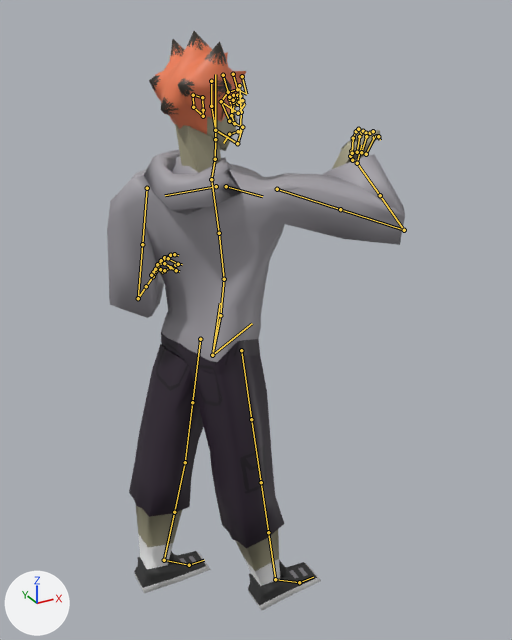
Renders of the Blender file assets/blends/larsv1.blend from each side of a commit.
Rendered twice from a 50 mm camera at (-5.42, -22.14, 11.59) aimed at (0.87, -10.71, 5.87). Every picture has the same lights, and +X, +Y and +Z are marked at lower left. The older version comes first. Both versions are drawn at frame 17 of the action 'uppercut'; the numbers are the values there. The bones that change, and the others that lie on the model, are drawn over the model as lines.

Names of what the first picture shows: 'basicman', 'malehead', 'maleneck'.
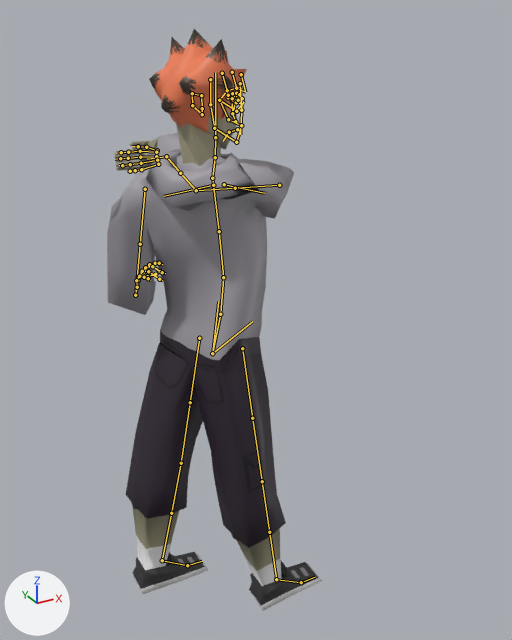
Commit message: uppercut done for now just no recovery

The change, as a diff of the scene's bpy script:
```diff
--- a/assets/blends/larsv1.blend.py
+++ b/assets/blends/larsv1.blend.py
@@ bone_torso @@
 bone_torso = bpy.data.objects['manrig'].pose.bones['torso']  # child of 'MCH-torso.parent'
-bone_torso.location = (0.0, 0.0, 0.046)
-bone_torso.rotation_quaternion = (0.995, 0.0, 0.0, 0.072)  # degrees (0, 0, 8)
+bone_torso.location = (0.0, 0.0, 0.052)
+bone_torso.rotation_quaternion = (0.996, 0.0, 0.0, 0.089)  # degrees (0, 0, 10)
@@ bone_chest @@
 bone_chest = bpy.data.objects['manrig'].pose.bones['chest']  # child of 'torso'
-bone_chest.rotation_quaternion = (0.915, -0.071, 0.003, 0.347)  # degrees (-8, 3, 41)
+bone_chest.rotation_quaternion = (0.915, -0.073, 0.003, 0.396)  # degrees (-8, 4, 47)
@@ bone_hand_ik_l @@
 bone_hand_ik_l = bpy.data.objects['manrig'].pose.bones['hand_ik.L']  # child of 'MCH-hand_ik.parent.L'
-bone_hand_ik_l.location = (-0.013, 0.089, 0.316)
-bone_hand_ik_l.rotation_quaternion = (0.772, 0.52, -0.186, 0.253)  # degrees (63, -35, 14)
+bone_hand_ik_l.location = (0.028, 0.14, 0.292)
+bone_hand_ik_l.rotation_quaternion = (0.82, 0.472, -0.187, 0.255)  # degrees (55, -33, 17)
@@ bone_hand_ik_r @@
 bone_hand_ik_r = bpy.data.objects['manrig'].pose.bones['hand_ik.R']  # child of 'MCH-hand_ik.parent.R'
-bone_hand_ik_r.location = (0.254, -0.463, 0.812)
-bone_hand_ik_r.rotation_quaternion = (0.153, 0.5, -0.121, -0.131)  # degrees (141, 18, -34)
+bone_hand_ik_r.location = (0.957, -0.029, 0.747)
+bone_hand_ik_r.rotation_quaternion = (0.078, 0.115, -0.334, 0.417)  # degrees (102, -151, 3)
@@ bone_foot_ik_l @@
 bone_foot_ik_l = bpy.data.objects['manrig'].pose.bones['foot_ik.L']  # child of 'MCH-foot_ik.parent.L'
-bone_foot_ik_l.location = (-0.017, 0.239, 0.0)
+bone_foot_ik_l.location = (-0.018, 0.248, 0.0)
```

Pixel boxes [x1, y1, x2, y2] of what changed, in the pictures (512 x 640 px):
'basicman', posed (28% narrower)
    before: [107, 130, 405, 610]
    after: [107, 133, 322, 611]
'malehead', posed
    before: [149, 31, 246, 151]
    after: [149, 29, 247, 150]
'maleneck', posed
    before: [175, 124, 221, 173]
    after: [176, 122, 221, 166]
